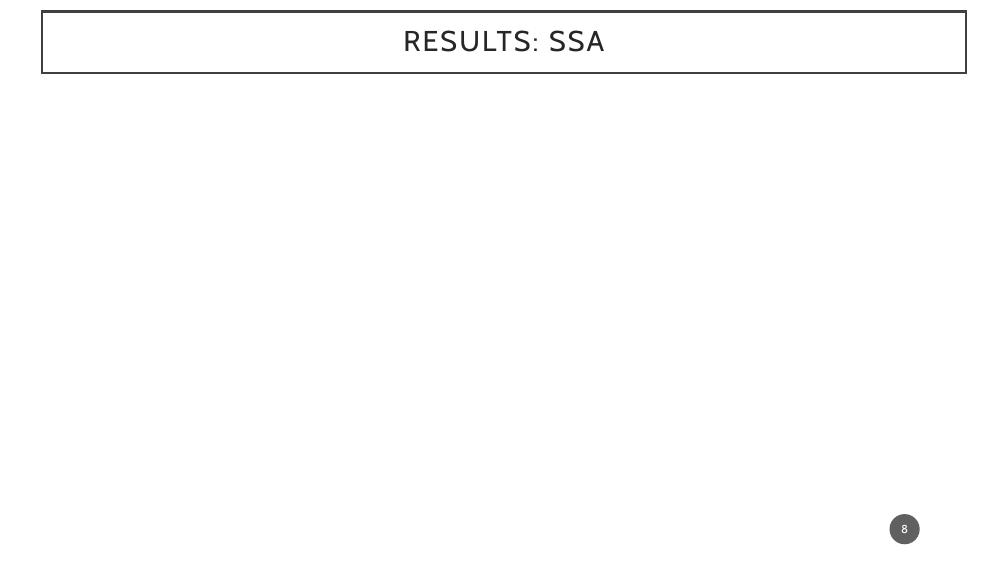
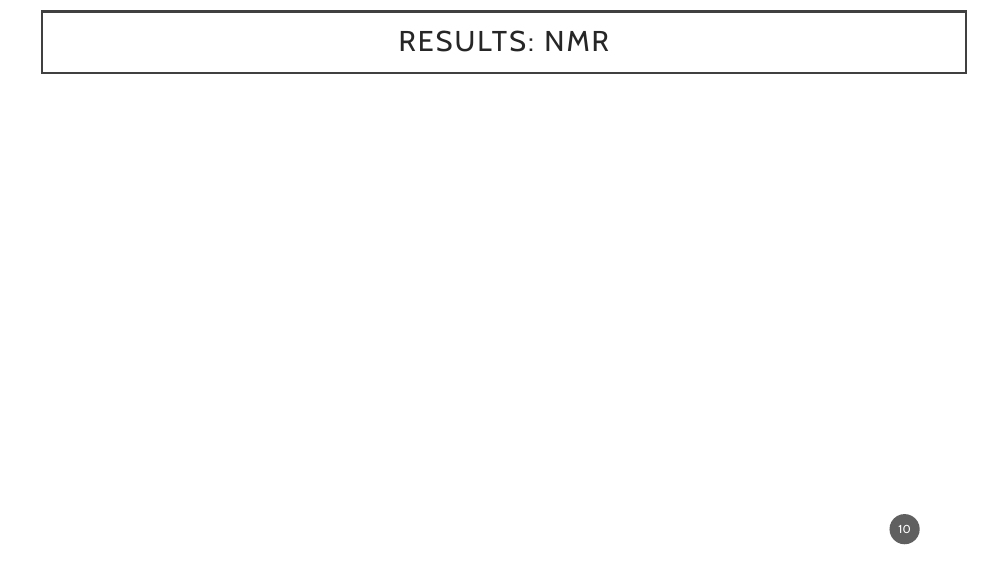
Before and after one commit to Ju-arch720/XRD_xls_raw_converter, a slide deck: slide 10 of Advanced_Characterization/Presentation_Adv_char.pptx (slide 8 before the commit). Drawn at 1008x567 pixels with LibreOffice and Linux fonts; fonts in the diff are those of the drawing; background and template pictures are left out. Boxes give left, top, right and bottom in pixels: in the first picture for what was removed or moved away, otherwise in the second. Text is boxed around its words. In the diff, an @@ line names an element or a change of style, - is before the commit and + after.

```diff
--- a/Advanced_Characterization/Presentation_Adv_char.pptx
+++ b/Advanced_Characterization/Presentation_Adv_char.pptx
@@ text in rectangle at (399,30,608,52): text changed @@
-RESULTS: SSA
+RESULTS: NMR
@@ page number at (898,525,910,533): text changed @@
-8
+10
```
Also in this commit, not shown: 3 other slides changed, 5 slides added, 19 slides removed, 1 other file.
